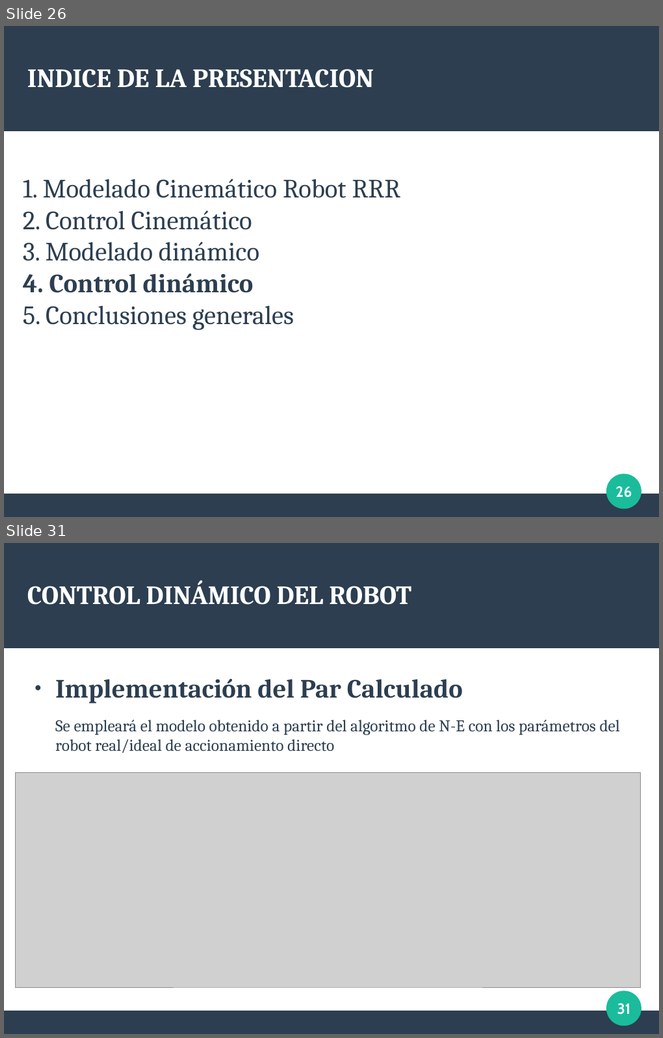
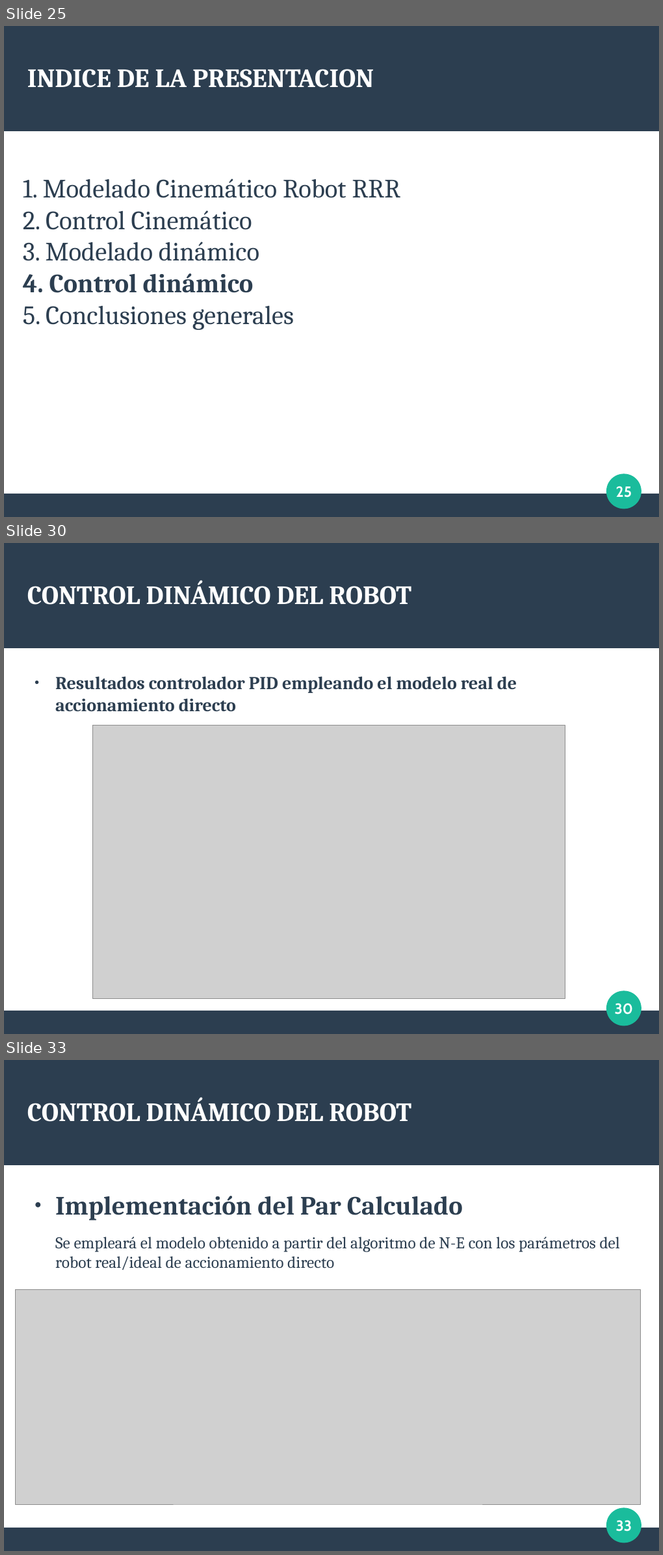
Before and after one commit to Arrivederccimamasita/Robot_RRR_CyPR, a slide deck: Presentacion_defensa/defensa.odp. Shown one above the other, each under a label of ours: slides 26 and 31 before the commit, slides 25, 30 and 33 after it; the slides between them are not shown. The pictures are 663x1038 and 663x1555 pixels, drawn with LibreOffice and Linux fonts; fonts in the diff are those of the drawing; grey boxes stand for pictures. Boxes give left, top, right and bottom in pixels: in the first picture for what was removed or moved away, otherwise in the second. Text is boxed around its words. In the diff, an @@ line names an element or a change of style, - is before the commit and + after.

```diff
--- a/Presentacion_defensa/defensa.odp
+++ b/Presentacion_defensa/defensa.odp
@@ slide 30 added at <box>4,543,659,1034</box>, background #FFFFFF; not listed: 3 template elements that a slide beside it also shows @@
@@ title added at <box>27,580,412,605</box>, 32 pt, text #FFFFFF, bold @@
+CONTROL DINÁMICO DEL ROBOT
@@ text added at <box>55,676,517,711</box>, 22 pt, text #2C3E50, bold @@
+● Resultados controlador PID empleando el modelo real de accionamiento directo
@@ picture added at <box>93,726,566,999</box> @@
@@ page number added at <box>615,1003,633,1015</box>, 18 pt, text #FFFFFF, bold @@
+30
@@ what was slide 26 is now slide 25 @@
@@ page number at <box>616,486,632,498</box>: text changed @@
-26
+25
@@ what was slide 31 is now slide 33 @@
@@ page number at <box>616,1520,633,1532</box>: text changed @@
-31
+33
```
Also in this commit, not shown: 12 slides changed, 6 other slides added, 1 slide removed, 27 other files.
